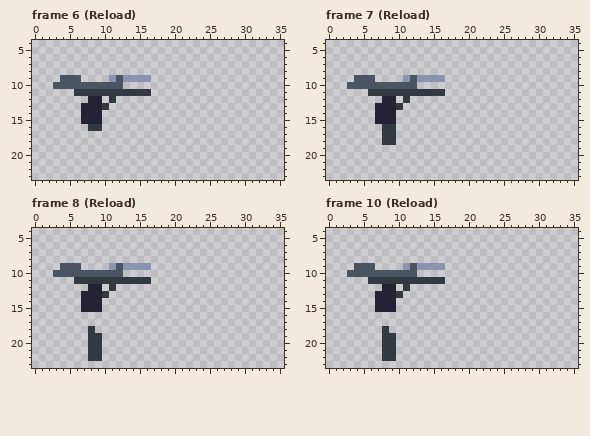
File history of a pixel-art file, assets/Pistol.ase. Above is the file before it was changed.
48x24 pixels, 16 frames. Shown: frame 6 (Reload): x 0..35, y 4..23; frame 7 (Reload): x 0..35, y 4..23; frame 8 (Reload): x 0..35, y 4..23; frame 10 (Reload): x 0..35, y 4..23. The commit also changed other frames, which this record leaves out.
After:
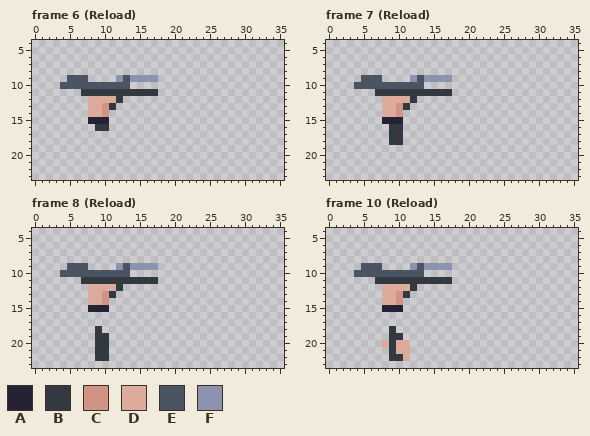
Palette (. is transparent): A #242234  B #333941  C #d19384  D #dcab9b  E #4a5462  F #8b93af
Difference:
layer "Weapon" added
layer "Hands" added
layer "Layer 1" removed
--- frame 6 (Reload)
@@ x 1..19 @@
  8 ...................
- 9 ...EEE....FEFFFF...
-10 ..EEEEEEEEEE.......
-11 .....BBBBBBBBBBB...
-12 .......AA.B........
-13 ......AAAB.........
-14 ......AAA..........
-15 ......AAA..........
-16 .......BB..........
+ 9 ....EEE....FEFFFF..
+10 ...EEEEEEEEEE......
+11 ......BBBBBBBBBBB..
+12 .......DDDDB.......
+13 .......DDCB........
+14 .......DDC.........
+15 .......AAA.........
+16 ........BB.........
 17 ...................
--- frame 7 (Reload)
@@ x 1..19 @@
  8 ...................
- 9 ...EEE....FEFFFF...
-10 ..EEEEEEEEEE.......
-11 .....BBBBBBBBBBB...
-12 .......AA.B........
-13 ......AAAB.........
-14 ......AAA..........
-15 ......AAA..........
-16 .......BB..........
-17 .......BB..........
-18 .......BB..........
+ 9 ....EEE....FEFFFF..
+10 ...EEEEEEEEEE......
+11 ......BBBBBBBBBBB..
+12 .......DDDDB.......
+13 .......DDCB........
+14 .......DDC.........
+15 .......AAA.........
+16 ........BB.........
+17 ........BB.........
+18 ........BB.........
 19 ...................
--- frame 8 (Reload)
@@ x 1..19 @@
  8 ...................
- 9 ...EEE....FEFFFF...
-10 ..EEEEEEEEEE.......
-11 .....BBBBBBBBBBB...
-12 .......AA.B........
-13 ......AAAB.........
-14 ......AAA..........
-15 ......AAA..........
+ 9 ....EEE....FEFFFF..
+10 ...EEEEEEEEEE......
+11 ......BBBBBBBBBBB..
+12 .......DDDDB.......
+13 .......DDCB........
+14 .......DDC.........
+15 .......AAA.........
 16 ...................
 17 ...................
-18 .......B...........
-19 .......BB..........
-20 .......BB..........
-21 .......BB..........
-22 .......BB..........
+18 ........B..........
+19 ........BB.........
+20 ........BB.........
+21 ........BB.........
+22 ........BB.........
 23 ...................
--- frame 10 (Reload)
@@ x 1..19 @@
  8 ...................
- 9 ...EEE....FEFFFF...
-10 ..EEEEEEEEEE.......
-11 .....BBBBBBBBBBB...
-12 .......AA.B........
-13 ......AAAB.........
-14 ......AAA..........
-15 ......AAA..........
+ 9 ....EEE....FEFFFF..
+10 ...EEEEEEEEEE......
+11 ......BBBBBBBBBBB..
+12 .......DDDDB.......
+13 .......DDCB........
+14 .......DDC.........
+15 .......AAA.........
 16 ...................
 17 ...................
-18 .......B...........
-19 .......BB..........
-20 .......BB..........
-21 .......BB..........
-22 .......BB..........
+18 ........B..........
+19 ........BB.........
+20 .......DBDD........
+21 ........BDD........
+22 ........BBD........
 23 ...................
Pixel boxes of the changes (left, top, right, bottom) in both pictures:
changed: (53, 75, 158, 131)
changed: (347, 75, 452, 145)
changed: (53, 263, 158, 361)
changed: (347, 263, 452, 361)
